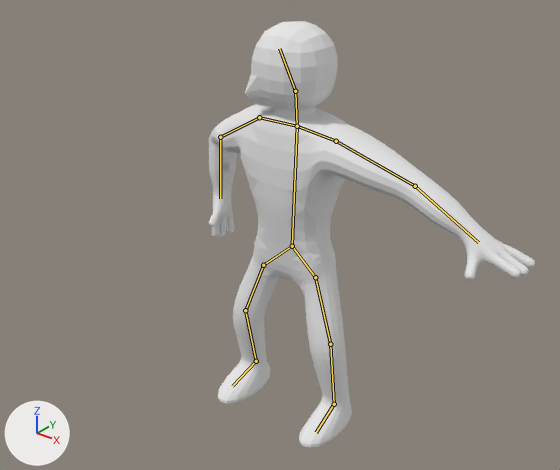
The Blender file resources/character.blend: old version first, new version second.
The view is the same before and after, from a 50 mm lens placed at (5.69, -7.4, 7.4), pointed at (0.35, -0.73, 3.26). Arrows for +X, +Y and +Z are at lower left; the lights stay in place. Both versions are drawn at frame 30 of the action 'ArmatureAction'; the numbers are the values there. The bones that bend it are drawn over the model as lines.
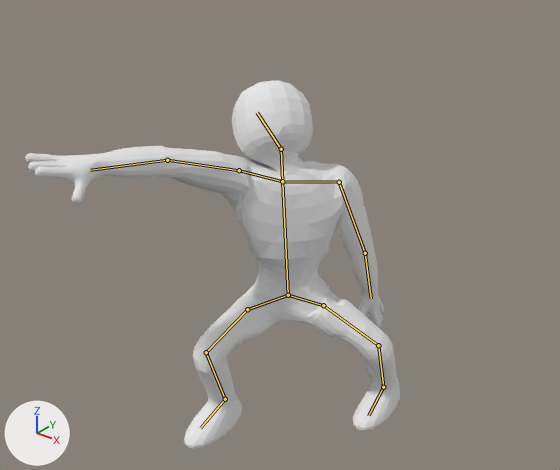
The change, as a diff of the scene's bpy script:
```diff
--- a/resources/character.blend.py
+++ b/resources/character.blend.py
@@ bone_bone @@
 bone_bone = bpy.data.objects['Armature'].pose.bones['Bone']
-bone_bone.location = (0.0, 0.0, 0.0)
-bone_bone.rotation_quaternion = (1.0, 0.0, 0.0, 0.0)  # degrees (0, 0, 0)
+bone_bone.location = (-0.03, -0.75, 0.01)
+bone_bone.rotation_quaternion = (0.925, 0.009, 0.378, 0.04)  # degrees (4, 44, 6)
@@ bone_bone_005 @@
 bone_bone_005 = bpy.data.objects['Armature'].pose.bones['Bone.005']  # child of 'Bone.001'
-bone_bone_005.rotation_quaternion = (1.0, 0.0, 0.0, 0.0)  # degrees (0, 0, 0)
+bone_bone_005.rotation_quaternion = (0.862, -0.467, 0.178, -0.083)  # degrees (-59, 13, -19)
@@ bone_bone_006 @@
 bone_bone_006 = bpy.data.objects['Armature'].pose.bones['Bone.006']  # child of 'Bone.005'
-bone_bone_006.rotation_quaternion = (1.0, 0.0, 0.0, 0.0)  # degrees (0, 0, 0)
+bone_bone_006.rotation_quaternion = (0.995, 0.003, -0.032, 0.093)  # degrees (0, -4, 11)
@@ bone_bone_002 @@
 bone_bone_002 = bpy.data.objects['Armature'].pose.bones['Bone.002']  # child of 'Bone'
-bone_bone_002.rotation_quaternion = (1.0, 0.0, 0.0, 0.0)  # degrees (0, 0, 0)
+bone_bone_002.rotation_quaternion = (0.983, 0.182, -0.032, 0.003)  # degrees (21, -4, 0)
@@ bone_bone_003 @@
 bone_bone_003 = bpy.data.objects['Armature'].pose.bones['Bone.003']  # child of 'Bone.002'
-bone_bone_003.rotation_quaternion = (0.961, -0.145, -0.195, -0.131)  # degrees (-14, -24, -12)
+bone_bone_003.rotation_quaternion = (0.93, 0.124, 0.233, 0.254)  # degrees (22, 22, 35)
@@ bone_bone_004 @@
 bone_bone_004 = bpy.data.objects['Armature'].pose.bones['Bone.004']  # child of 'Bone.003'
-bone_bone_004.rotation_quaternion = (0.878, -0.386, 0.141, 0.245)  # degrees (-43, 26, 21)
+bone_bone_004.rotation_quaternion = (0.963, -0.034, -0.256, -0.077)  # degrees (-2, -30, -9)
@@ bone_bone_014 @@
 bone_bone_014 = bpy.data.objects['Armature'].pose.bones['Bone.014']  # child of 'Bone.013'
-bone_bone_014.rotation_quaternion = (1.0, 0.0, 0.0, 0.0)  # degrees (0, 0, 0)
+bone_bone_014.rotation_quaternion = (0.783, -0.36, -0.357, 0.359)  # degrees (-59, -18, 59)
@@ bone_bone_007 @@
 bone_bone_007 = bpy.data.objects['Armature'].pose.bones['Bone.007']
-bone_bone_007.location = (0.0, 0.0, 0.0)
-bone_bone_007.rotation_quaternion = (1.0, 0.0, 0.0, 0.0)  # degrees (0, 0, 0)
+bone_bone_007.location = (0.05, 0.44, -0.6)
+bone_bone_007.rotation_quaternion = (0.934, 0.262, 0.147, 0.193)  # degrees (34, 10, 26)
@@ bone_bone_009 @@
 bone_bone_009 = bpy.data.objects['Armature'].pose.bones['Bone.009']  # child of 'Bone.008'
-bone_bone_009.rotation_quaternion = (1.0, 0.0, 0.0, 0.0)  # degrees (0, 0, 0)
+bone_bone_009.rotation_quaternion = (0.946, 0.053, 0.045, 0.317)  # degrees (7, 3, 37)
@@ bone_bone_015 @@
 bone_bone_015 = bpy.data.objects['Armature'].pose.bones['Bone.015']  # child of 'Bone.009'
-bone_bone_015.rotation_quaternion = (1.0, 0.0, 0.0, 0.0)  # degrees (0, 0, 0)
+bone_bone_015.rotation_quaternion = (0.989, -0.128, 0.066, 0.047)  # degrees (-14, 8, 4)
@@ bone_bone_010 @@
 bone_bone_010 = bpy.data.objects['Armature'].pose.bones['Bone.010']
-bone_bone_010.location = (0.0, 0.0, 0.0)
-bone_bone_010.rotation_quaternion = (1.0, 0.0, 0.0, 0.0)  # degrees (0, 0, 0)
+bone_bone_010.location = (-0.04, 0.52, -0.53)
+bone_bone_010.rotation_quaternion = (0.9, 0.075, 0.215, 0.372)  # degrees (18, 19, 48)
@@ bone_bone_012 @@
 bone_bone_012 = bpy.data.objects['Armature'].pose.bones['Bone.012']  # child of 'Bone.011'
-bone_bone_012.rotation_quaternion = (1.0, 0.0, 0.0, 0.0)  # degrees (0, 0, 0)
+bone_bone_012.rotation_quaternion = (0.875, 0.462, 0.131, 0.063)  # degrees (57, 10, 14)
```

Boxes (x1, y1, x2, y2) around the edits, measured in the pictures (560 x 470 px):
'Plane', posed (15% wider, 14% shorter): before (208, 21, 535, 448); after (25, 80, 400, 449)
bone 'Bone', root to tip: before (292, 246) to (297, 126); after (288, 295) to (282, 181)
bone 'Bone.005', root to tip: before (336, 141) to (415, 186); after (339, 182) to (365, 253)
bone 'Bone.006', root to tip: before (415, 186) to (478, 242); after (365, 253) to (371, 298)
bone 'Bone.002', root to tip: before (297, 126) to (259, 117); after (282, 181) to (239, 170)
bone 'Bone.003', root to tip: before (259, 117) to (220, 137); after (239, 170) to (167, 160)
bone 'Bone.004', root to tip: before (220, 137) to (220, 198); after (167, 160) to (90, 170)
bone 'Bone.014', root to tip: before (295, 91) to (279, 48); after (281, 149) to (257, 112)
bone 'Bone.007', root to tip: before (292, 246) to (315, 277); after (288, 295) to (323, 305)
bone 'Bone.009', root to tip: before (330, 344) to (334, 404); after (378, 345) to (383, 387)
bone 'Bone.015', root to tip: before (334, 404) to (316, 432); after (383, 387) to (368, 415)
bone 'Bone.010', root to tip: before (292, 246) to (263, 265); after (288, 295) to (247, 309)
bone 'Bone.012', root to tip: before (245, 310) to (256, 361); after (206, 352) to (225, 399)
